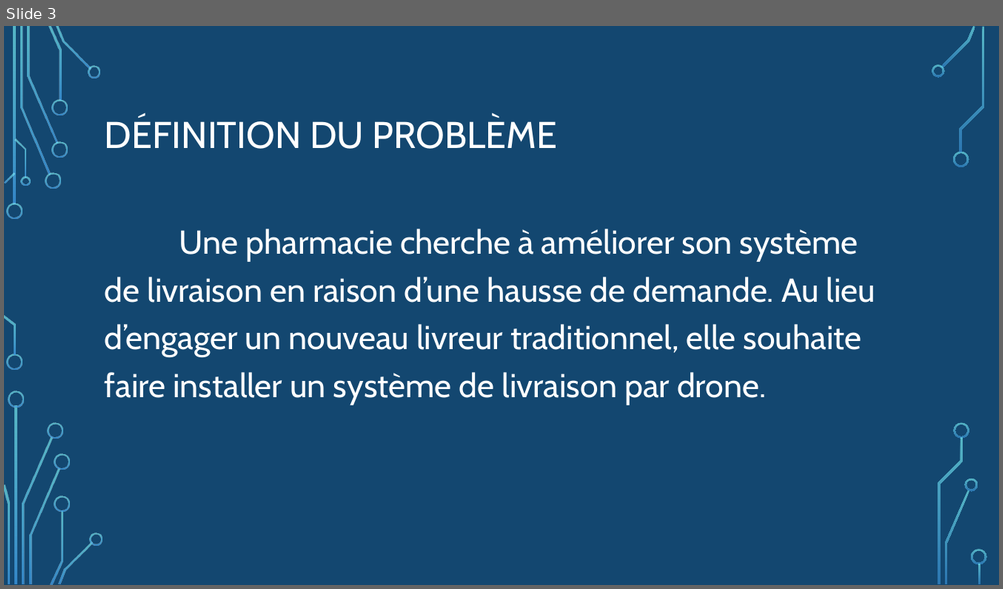
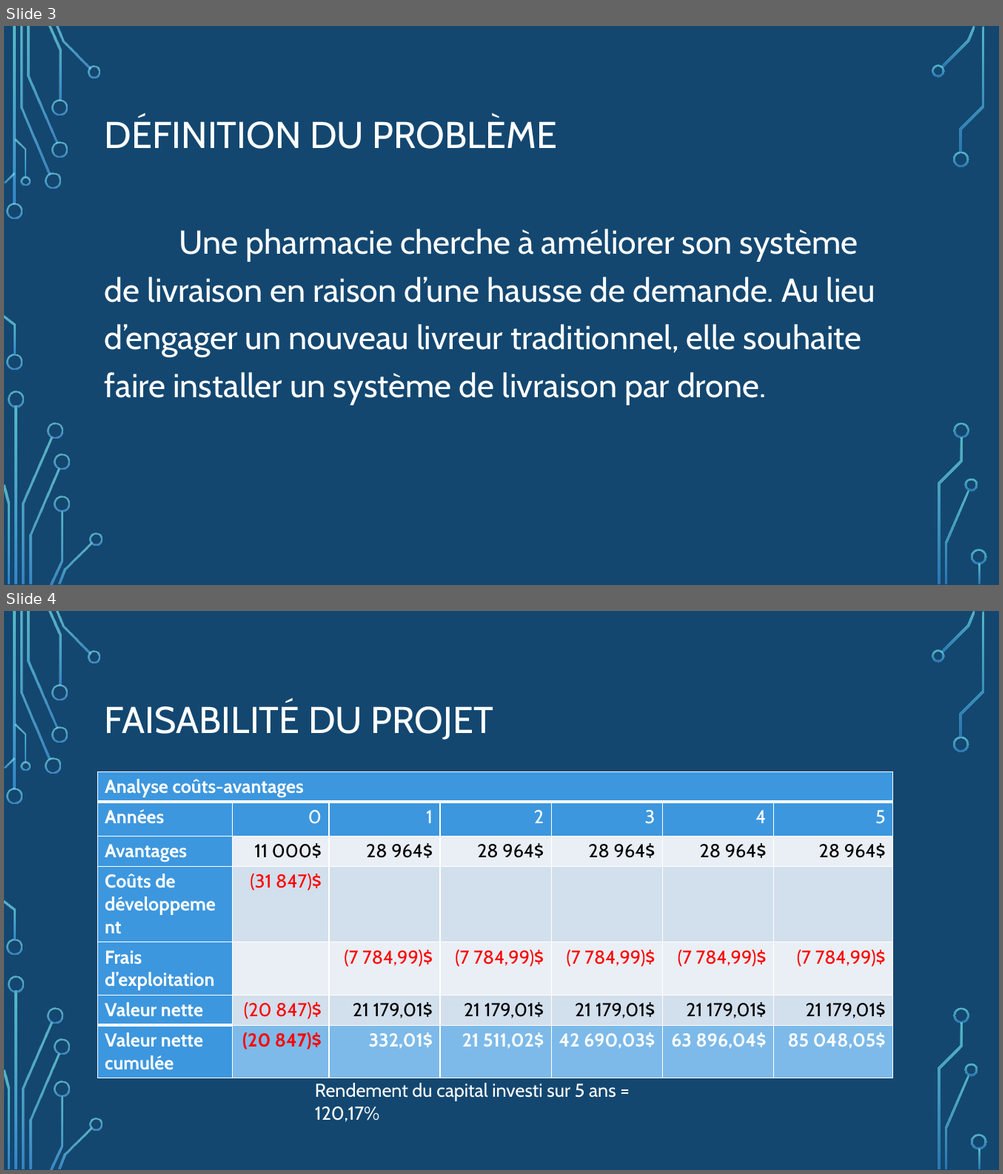
Before and after one commit to annie2695/UML_TPfinal, a slide deck: SLAP.pptx. Shown one above the other, each under a label of ours: slide 3 before the commit, slides 3 and 4 after it. The pictures are 1003x589 and 1003x1174 pixels, drawn with LibreOffice and Linux fonts; fonts in the diff are those of the drawing; background and template pictures are left out. Boxes give left, top, right and bottom in pixels: in the first picture for what was removed or moved away, otherwise in the second. Text is boxed around its words. In the diff, an @@ line names an element or a change of style, - is before the commit and + after.

Commit message:
Ajout de trucs dans analyse et SLAP

```diff
--- a/SLAP.pptx
+++ b/SLAP.pptx
@@ slide 4 added at box(4, 611, 999, 1170), background picture (left out); not listed: 17 template elements that a slide beside it also shows @@
@@ rectangle added at box(4, 611, 999, 1170), fill #134770 @@
@@ title added at box(105, 702, 493, 740), 36 pt, text #FFFFFF @@
+FAISABILITÉ DU PROJET
@@ table added at box(97, 772, 893, 1073), 7 rows, 7 columns @@
+Analyse coûts-avantages |  |  |  |  |  | 
+Années | 0 | 1 | 2 | 3 | 4 | 5
+Avantages | 11 000$ | 28 964$ | 28 964$ | 28 964$ | 28 964$ | 28 964$
+Coûts de développement | (31 847)$ |  |  |  |  | 
+Frais / d’exploitation |  | (7 784,99)$ | (7 784,99)$ | (7 784,99)$ | (7 784,99)$ | (7 784,99)$
+Valeur nette | (20 847)$ | 21 179,01$ | 21 179,01$ | 21 179,01$ | 21 179,01$ | 21 179,01$
+Valeur nette / cumulée | (20 847)$ | 332,01$ | 21 511,02$ | 42 690,03$ | 63 896,04$ | 85 048,05$
@@ text added at box(315, 1083, 616, 1122), 18 pt, text #FFFFFF @@
+Rendement du capital investi sur 5 ans = 120,17%
@@ group added at box(4, 611, 102, 1170): 24 freeform shapes, 2 rectangles @@
@@ group added at box(931, 611, 987, 1170): 9 freeform shapes, 1 rectangle @@
```
Also in this commit, not shown: 1 other file.
